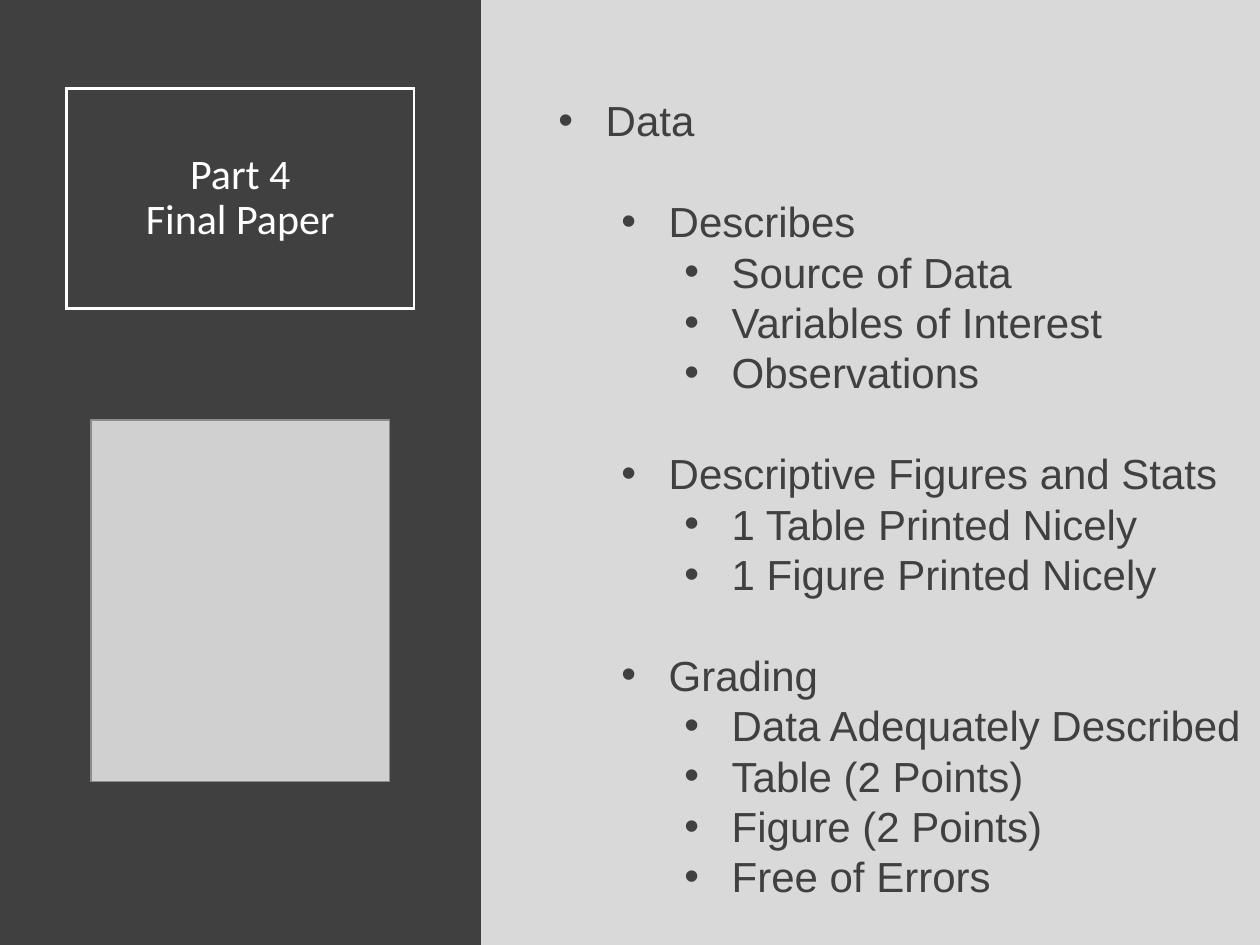
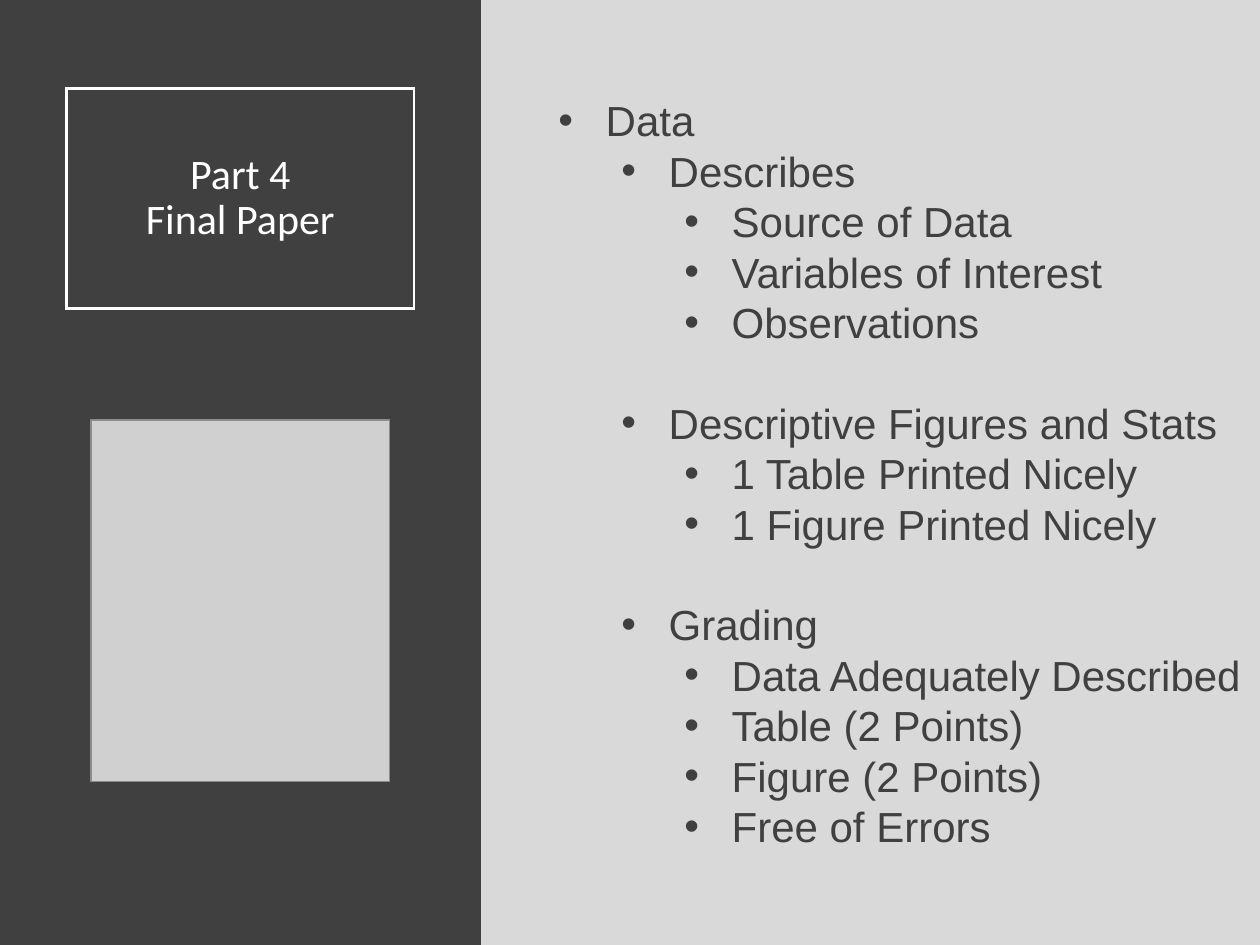
Before and after one commit to Yixf-Self/STOR320_WEBSITE, a slide deck: slide 6 of Lecture/Final Project 2/Final_Project_2_Lecture.pptx. Drawn at 1260x945 pixels with LibreOffice and Linux fonts; fonts in the diff are those of the drawing; grey boxes stand for pictures. Boxes give left, top, right and bottom in pixels: in the first picture for what was removed or moved away, otherwise in the second. Text is boxed around its words. In the diff, an @@ line names an element or a change of style, - is before the commit and + after.

```diff
--- a/Lecture/Final Project 2/Final_Project_2_Lecture.pptx
+++ b/Lecture/Final Project 2/Final_Project_2_Lecture.pptx
@@ text "Data" rewrapped from <box>606,107,1240,893</box> to <box>606,107,1240,843</box> @@
```
Also in this commit, not shown: 11 other slides changed, 10 other files.
